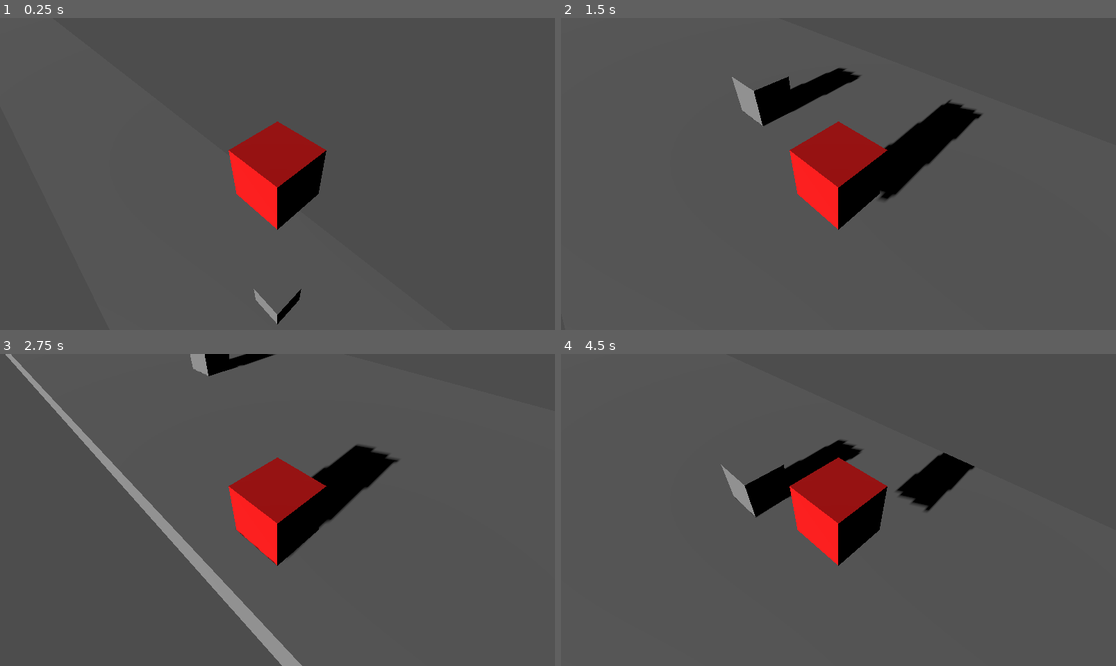
Above: before the commit, frames 1-4 (two rows, left to right).
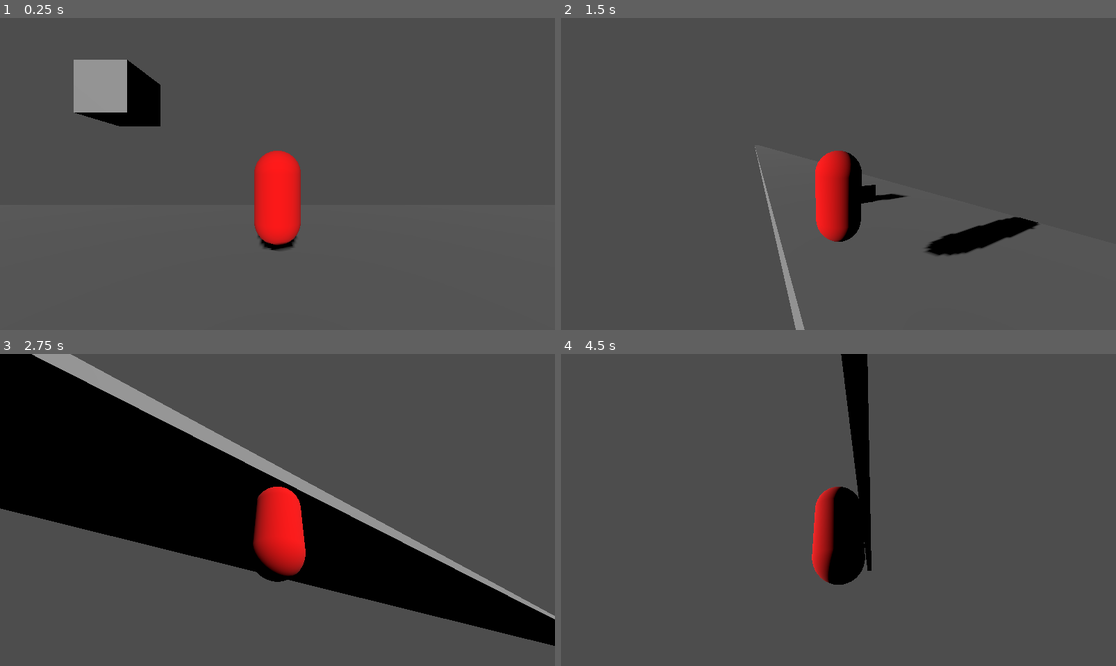
Above: after the commit, the same moments.

Repository: ZweiEuro/high_perf_cg
Game: Godot game, scene res://main_scene.tscn
Same seed, same stepped clock (60 frames per second), same inputs: the game is played once before the commit and once after it.
Inputs (mouse positions are in pixels of both pictures, inside the frame that each line leads up to):
- Up to frame 1 (0.25 s): no input
- Up to frame 2 (1.5 s): move the mouse to (960, 158) at 0.52 s; hold D (Player right) 0.53-1.28 s; tap Space (Player jump) at 0.6, 0.77, 1.07, 1.35 s; move the mouse to (727, 189) at 1.27 s; hold S (Player Back) from 1.28 s (still down)
- Up to frame 3 (2.75 s): tap Space (Player jump) at 1.52, 1.82, 2.1 s; move the mouse to (333, 441) at 2.02 s; release S (Player Back) at 2.03 s; hold D (Player right) from 2.03 s (still down)
- Up to frame 4 (4.5 s): move the mouse to (810, 572) at 2.77 s; release D (Player right) at 2.78 s; hold W (Player Forward) 2.78-3.53 s; tap Space (Player jump) at 2.85, 3.02, 3.32, 3.6, 3.77, 4.07, 4.35 s; move the mouse to (1005, 556) at 3.52 s; hold A (Player left) from 3.53 s (still down); move the mouse to (672, 463) at 4.27 s

The runs differ from the first frame. In frame 1, 7.4% of the frame differs, in the area x 13-59%, y 13-99%; in frame 2, 9.3%; in frame 3, 38%, in the area x 0-100%, y 0-100%; in frame 4, 8.3%.

Commit message:
Add gravity, proper jump, and relative cam controls

Diff:
--- /dev/null
+++ b/gameObjects/Player.tscn
@@ -0,0 +1,44 @@
+[gd_scene load_steps=7 format=3 uid="uid://dutcdtdc0ygky"]
+
+[ext_resource type="Script" path="res://gameObjects/scripts/PlayerMovement.gd" id="2_w2um5"]
+[ext_resource type="Shader" path="res://gameObjects/player.gdshader" id="2_xp7a0"]
+[ext_resource type="Script" path="res://gameObjects/scripts/CameraMovement.gd" id="3_ub28p"]
+
+[sub_resource type="CapsuleShape3D" id="CapsuleShape3D_3rsb5"]
+
+[sub_resource type="ShaderMaterial" id="ShaderMaterial_7lx21"]
+render_priority = 0
+shader = ExtResource("2_xp7a0")
+
+[sub_resource type="CapsuleMesh" id="CapsuleMesh_djl6f"]
+material = SubResource("ShaderMaterial_7lx21")
+
+[node name="Player" type="Node3D"]
+
+[node name="PlayerBody" type="CharacterBody3D" parent="."]
+top_level = true
+script = ExtResource("2_w2um5")
+
+[node name="CollisionShape3D" type="CollisionShape3D" parent="PlayerBody"]
+transform = Transform3D(1, 0, 0, 0, 1, 0, 0, 0, 1, 0, 1, 0)
+shape = SubResource("CapsuleShape3D_3rsb5")
+
+[node name="MeshInstance3D" type="MeshInstance3D" parent="PlayerBody"]
+transform = Transform3D(1, 0, 0, 0, 1, 0, 0, 0, 1, 0, 1, 0)
+mesh = SubResource("CapsuleMesh_djl6f")
+
+[node name="CamOrigin" type="Node3D" parent="."]
+transform = Transform3D(1, 0, 0, 0, 1, 0, 0, 0, 1, 0, 1.5, 0)
+script = ExtResource("3_ub28p")
+
+[node name="h" type="Node3D" parent="CamOrigin"]
+
+[node name="v" type="Node3D" parent="CamOrigin/h"]
+
+[node name="SpringArm3D" type="SpringArm3D" parent="CamOrigin/h/v"]
+spring_length = 4.0
+margin = 1.0
+
+[node name="Camera" type="Camera3D" parent="CamOrigin/h/v/SpringArm3D"]
+transform = Transform3D(1, 0, 0, 0, 1, 0, 0, 0, 1, 0, 0, 4.013)
+fov = 80.0
--- /dev/null
+++ b/gameObjects/scripts/CameraMovement.gd
@@ -0,0 +1,37 @@
+extends Node3D
+
+var mouse_cam_sensitivity = 0.005
+var joystick_cam_sensitivity = 0.1
+var twist_input = 0.0
+var pitch_input = 0.0
+var input_dir
+
+@onready var twist_pivot = $h
+@onready var pitch_pivot = $h/v
+
+func _physics_process(delta):
+	# joystick compatability
+	input_dir = Input.get_vector("Look left", "Look right", "Look up", "Look down")
+	twist_pivot.rotate_y(-input_dir.x * joystick_cam_sensitivity)
+	pitch_pivot.rotate_x(-input_dir.y * joystick_cam_sensitivity)
+
+	# mouse compatability
+	# cam pivot rotations are gotten from the _unhandled_input func below
+	twist_pivot.rotate_y(twist_input)
+	pitch_pivot.rotate_x(pitch_input)
+
+	# make sure player can't rotate the camera too far up or down
+	pitch_pivot.rotation.x = clamp(
+		pitch_pivot.rotation.x,
+		deg_to_rad(-90),
+		deg_to_rad(45)
+	)
+	twist_input = 0.0
+	pitch_input = 0.0
+
+func _unhandled_input(event):
+	# inputs for mouse
+	if event is InputEventMouseMotion:
+		if Input.get_mouse_mode() == Input.MOUSE_MODE_CAPTURED:
+			twist_input = -event.relative.x * mouse_cam_sensitivity
+			pitch_input = -event.relative.y * mouse_cam_sensitivity
--- /dev/null
+++ b/gameObjects/scripts/PlayerMovement.gd
@@ -0,0 +1,70 @@
+# This script just deals with player movement, camera movement is in the CamOrigin script.
+
+extends CharacterBody3D
+
+var speed = 5.0
+var jump_velocity = 10.0
+var turn_speed = 30
+
+var gravity = ProjectSettings.get_setting("physics/3d/default_gravity")
+
+var parent
+
+@onready var cam_h = $"../CamOrigin/h"
+@onready var cam_v = $"../CamOrigin/h/v"
+
+func _ready():
+	# set mouse mode captured so it locks in middle of screen
+	capture_mouse()
+
+	# set parent
+	parent = get_parent()
+
+func _unhandled_input(event):
+	# if "exit" (esc) is pressed, close game
+	if Input.is_action_just_pressed("Exit"):
+		get_tree().quit()
+
+func _process(delta):
+	# set parent position to equal CharacterBody position every frame
+	parent.position = position
+
+func _physics_process(delta):
+	# turn player inputs into a vector
+	var input_dir = Input.get_vector("Player left", "Player right", "Player Forward", "Player Back")
+
+	# use input_dir movement vector to know which direction the player is facing, depending on the camera rotation
+	# put .normalized() at the end of this line if you don't want the player to be able to slow walk using joystick
+	var direction = (cam_h.transform.basis * Vector3(input_dir.x, 0, input_dir.y))
+
+	# Handle jump.
+	if Input.is_action_just_pressed("Player jump") and is_on_floor():
+		velocity.y = jump_velocity
+
+	# if playerBody isn't on the floor, activate gravity
+	if not is_on_floor():
+		velocity.y -= gravity * delta
+
+
+
+	if direction:
+		# player movement
+		velocity.x = direction.x * speed
+		velocity.z = direction.z * speed
+
+		# change player model rotation
+		rotation.y = lerp_angle(rotation.y, atan2(-direction.x, -direction.z), turn_speed * delta)
+
+	else:
+		# if no direction input, make sure player is still
+		velocity.x = move_toward(velocity.x, 0, speed)
+		velocity.z = move_toward(velocity.z, 0, speed)
+
+	move_and_slide()
+
+func capture_mouse():
+	Input.set_mouse_mode(Input.MOUSE_MODE_CAPTURED)
+
+func release_mouse():
+	# not used anywhere in this demo, but you probably will want to run this func for menus and stuff
+	Input.set_mouse_mode(Input.MOUSE_MODE_VISIBLE)
--- /dev/null
+++ b/general/Player.tscn
@@ -0,0 +1,3 @@
+[gd_scene format=3 uid="uid://bftok7e2sbcq5"]
+
+[node name="Node3D" type="Node3D"]
--- /dev/null
+++ b/general/old_player.gd
@@ -0,0 +1,67 @@
+extends CharacterBody3D
+
+const jump_velocity = 4.5
+
+var speed = 50.0
+var turn_speed = 30
+
+var gravity = ProjectSettings.get_setting("physics/3d/default_gravity")
+
+var parent
+
+@onready var cam_h = $"../PlayerCam/h"
+@onready var cam_v = $"../PlayerCam/h/v"
+
+func _ready():
+	# set mouse mode captured so it locks in middle of screen
+	capture_mouse()
+
+	# set parent
+	parent = get_parent()
+
+func _unhandled_input(event):
+	# if "exit" (esc) is pressed, close game
+	if Input.is_action_just_pressed("Exit"):
+		get_tree().quit()
+
+func _process(delta):
+	# set parent position to equal CharacterBody position every frame
+	parent.position = position
+
+func _physics_process(delta):
+	# turn player inputs into a vector
+	var input_dir = Input.get_vector("Player left", "Player right", "Player Forward", "Player Back")
+
+	# use input_dir movement vector to know which direction the player is facing, depending on the camera rotation
+	# put .normalized() at the end of this line if you don't want the player to be able to slow walk using joystick
+	var direction = (cam_h.transform.basis * Vector3(input_dir.x, 0, input_dir.y))
+
+	# if playerBody isn't on the floor, activate gravity
+	if not is_on_floor():
+		velocity.y -= gravity * delta
+
+	if Input.is_action_just_pressed("Player jump") and is_on_floor():
+		velocity.y = jump_velocity
+
+
+	if direction:
+		# player movement
+		velocity.x = direction.x * speed
+		velocity.z = direction.z * speed
+
+		# change player model rotation
+		rotation.y = lerp_angle(rotation.y, atan2(-direction.x, -direction.z), turn_speed * delta)
+
+	else:
+		# if no direction input, make sure player is still
+		velocity.x = move_toward(velocity.x, 0, speed)
+		velocity.z = move_toward(velocity.z, 0, speed)
+
+	move_and_slide()
+
+func capture_mouse():
+	Input.set_mouse_mode(Input.MOUSE_MODE_CAPTURED)
+
+func release_mouse():
+	# not used anywhere in this demo, but you probably will want to run this func for menus and stuff
+	Input.set_mouse_mode(Input.MOUSE_MODE_VISIBLE)
--- a/main_scene.tscn
+++ b/main_scene.tscn
@@ -1,8 +1,6 @@
-[gd_scene load_steps=12 format=3 uid="uid://fvbbvkl5ed7t"]
+[gd_scene load_steps=7 format=3 uid="uid://fvbbvkl5ed7t"]
 
-[ext_resource type="Script" path="res://general/player.gd" id="1_aa8h2"]
-[ext_resource type="Shader" path="res://main_scene.gdshader" id="1_yd1km"]
-[ext_resource type="Script" path="res://general/player_cam.gd" id="2_gocgc"]
+[ext_resource type="PackedScene" uid="uid://dutcdtdc0ygky" path="res://gameObjects/Player.tscn" id="1_65sxl"]
 
 [sub_resource type="PhysicsMaterial" id="PhysicsMaterial_n3bpb"]
 
@@ -11,15 +9,6 @@
 
 [sub_resource type="BoxMesh" id="BoxMesh_qkvim"]
 size = Vector3(1000, 1, 10)
-
-[sub_resource type="ShaderMaterial" id="ShaderMaterial_tlnsj"]
-render_priority = 0
-shader = ExtResource("1_yd1km")
-
-[sub_resource type="BoxMesh" id="BoxMesh_sw5rs"]
-material = SubResource("ShaderMaterial_tlnsj")
-
-[sub_resource type="BoxShape3D" id="BoxShape3D_kclql"]
 
 [sub_resource type="BoxShape3D" id="BoxShape3D_3h7ss"]
 
@@ -43,28 +32,12 @@
 mesh = SubResource("BoxMesh_qkvim")
 skeleton = NodePath("../..")
 
-[node name="Player" type="CharacterBody3D" parent="."]
-transform = Transform3D(1, 0, 0, 0, 1, 0, 0, 0, 1, 0, 10, 0)
-script = ExtResource("1_aa8h2")
-
-[node name="PlayerCam" type="Camera3D" parent="Player"]
-transform = Transform3D(0.996162, -0.0673894, 0.0558634, 0.0197089, 0.794488, 0.60696, -0.0852855, -0.603529, 0.792767, 2, 3, 2)
-fov = 61.875
-script = ExtResource("2_gocgc")
-
-[node name="PlayerMesh" type="MeshInstance3D" parent="Player"]
-mesh = SubResource("BoxMesh_sw5rs")
-skeleton = NodePath("../..")
-
-[node name="PlayerColl" type="CollisionShape3D" parent="Player"]
-shape = SubResource("BoxShape3D_kclql")
-
 [node name="DirectionalLight3D" type="DirectionalLight3D" parent="."]
 transform = Transform3D(0.989124, -0.147084, -4.44089e-16, 0.140312, 0.943583, 0.29994, -0.0441165, -0.296678, 0.953958, 0, 0, 0)
 shadow_enabled = true
 
 [node name="Block" type="RigidBody3D" parent="."]
-transform = Transform3D(1, 0, 0, 0, 1, 0, 0, 0, 1, 0, 4.52478, 0)
+transform = Transform3D(1, 0, 0, 0, 1, 0, 0, 0, 1, -3.33534, 4.52478, 0)
 mass = 0.001
 
 [node name="CollisionShape3D" type="CollisionShape3D" parent="Block"]
@@ -73,3 +46,5 @@
 [node name="MeshInstance3D" type="MeshInstance3D" parent="Block/CollisionShape3D"]
 mesh = SubResource("BoxMesh_nmq5q")
 skeleton = NodePath("")
+
+[node name="Player" parent="." instance=ExtResource("1_65sxl")]
--- a/project.godot
+++ b/project.godot
@@ -42,3 +42,32 @@
 "events": [Object(InputEventKey,"resource_local_to_scene":false,"resource_name":"","device":-1,"window_id":0,"alt_press …(192 unchanged characters)…
 ]
 }
+Exit={
+"deadzone": 0.5,
+"events": [Object(InputEventKey,"resource_local_to_scene":false,"resource_name":"","device":-1,"window_id":0,"alt_pressed":false,"shift_pressed":false,"ctrl_pressed":false,"meta_pressed":false,"pressed":false,"keycode":0,"physical_keycode":4194305,"key_label":0,"unicode":0,"location":0,"echo":false,"script":null)
+]
+}
+"Look up"={
+"deadzone": 0.1,
+"events": [Object(InputEventJoypadMotion,"resource_local_to_scene":false,"resource_name":"","device":-1,"axis":3,"axis_value":-1.0,"script":null)
+]
+}
+"Look down"={
+"deadzone": 0.1,
+"events": [Object(InputEventJoypadMotion,"resource_local_to_scene":false,"resource_name":"","device":-1,"axis":3,"axis_value":1.0,"script":null)
+]
+}
+"Look right"={
+"deadzone": 0.1,
+"events": [Object(InputEventJoypadMotion,"resource_local_to_scene":false,"resource_name":"","device":-1,"axis":2,"axis_value":1.0,"script":null)
+]
+}
+"Look left"={
+"deadzone": 0.1,
+"events": [Object(InputEventJoypadMotion,"resource_local_to_scene":false,"resource_name":"","device":-1,"axis":2,"axis_value":-1.0,"script":null)
+]
+}
+
+[physics]
+
+3d/default_gravity=30.0
Renamed: main_scene.gdshader -> gameObjects/player.gdshader
